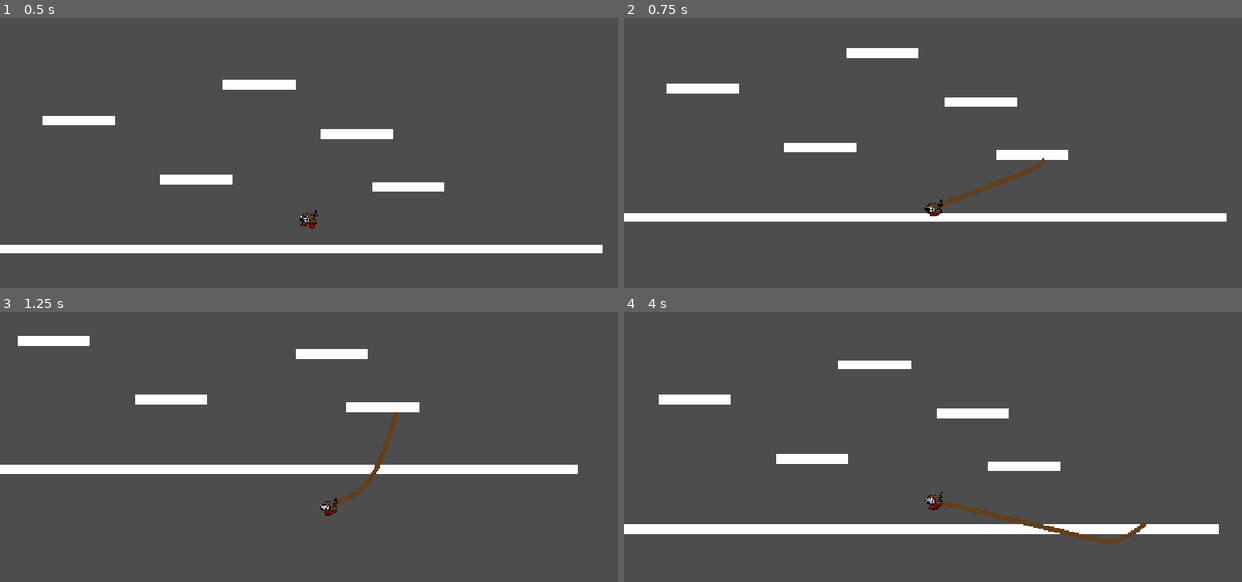
Above: before the commit, frames 1-4 (two rows, left to right).
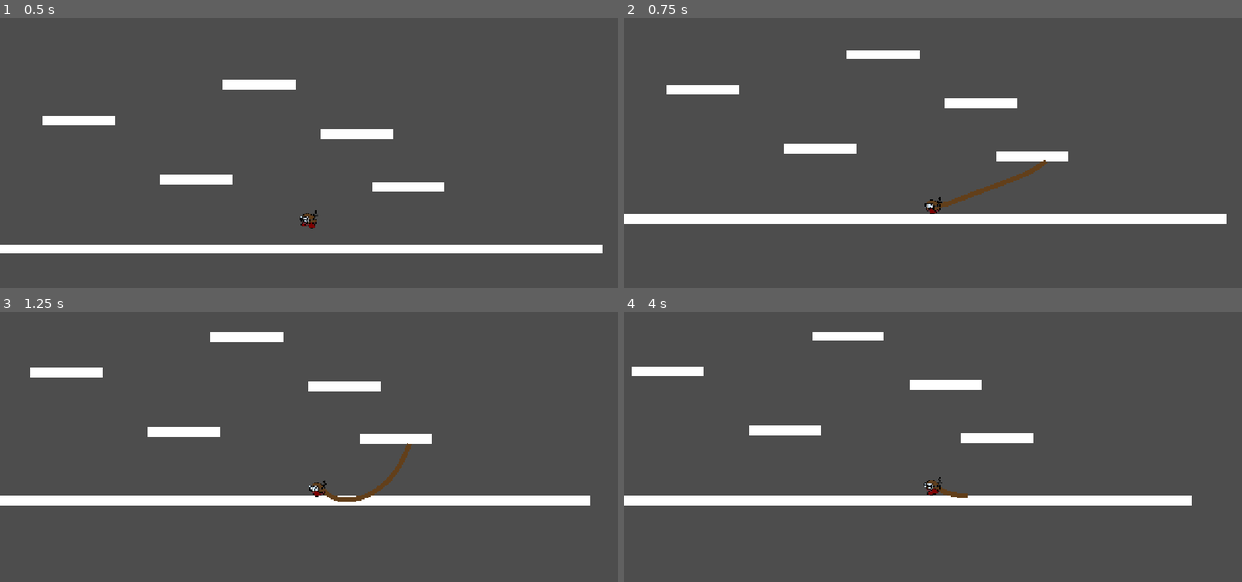
Above: after the commit, the same moments.

Repository: MisterIXI/godot-wildjam-80
Game: Godot game, scene res://scenes/_debug/y_player/y_test_scene.tscn
Same seed, same stepped clock (60 frames per second), same inputs: the game is played once before the commit and once after it. This scene is started directly instead of the project's main scene.
Inputs (mouse positions are in pixels of both pictures, inside the frame that each line leads up to):
- Up to frame 1 (0.5 s): no input
- Up to frame 2 (0.75 s): move the mouse to (1068, 174) at 0.52 s; press the mouse at (1068, 174) at 0.53 s; hold D (move_right) from 0.53 s (still down)
- Up to frame 3 (1.25 s): keep holding D (move_right)
- Up to frame 4 (4 s): move the mouse to (809, 503) at 1.27 s; release D (move_right) at 1.28 s; release the mouse at (809, 503) at 1.28 s; hold A (move_left) 1.28-2.03 s; click (809, 503) at 1.35 s; move the mouse to (994, 409) at 2.02 s; press the mouse at (994, 409) at 2.03 s; hold D (move_right) 2.03-2.78 s; move the mouse to (902, 555) at 2.77 s; release the mouse at (902, 555) at 2.78 s; hold W (up) 2.78-3.53 s; click (902, 555) at 2.85 s; move the mouse to (1118, 538) at 3.52 s; press the mouse at (1118, 538) at 3.53 s; hold A (move_left) from 3.53 s (still down)

Frame 1 is identical in both runs. In frame 2, 2.0% of the frame differs, in the area x 0-98%, y 11-77%; in frame 3, 11%; in frame 4, 12%, in the area x 0-97%, y 7-86%.

Commit message:
rope proto 1.0

Diff:
--- a/scenes/_debug/y_player/verlet_rope.gd
+++ b/scenes/_debug/y_player/verlet_rope.gd
@@ -43,9 +43,9 @@
 	# apply constraints
 	for i in range(iteration_count):
 		for j in range(segments.size() - 1):
-			# if j == 0:
-			# 	segments[j].pos = player.global_position
-			# 	continue
+			if j == 0:
+				segments[j].pos = player.global_position
+				# continue
 			var seg_a = segments[j]
 			var seg_b = segments[j + 1]
 
@@ -61,6 +61,12 @@
 					seg_b.pos -= dir * diff
 				elif seg_b.pinned:
 					seg_a.pos += dir * diff
+		var dir = segments[0].pos - player.global_position
+		var dist = dir.length()
+		var diff = dist - segment_length
+		if diff > 0:
+			dir = dir.normalized()
+			# segment[0].pos += dir * diff
 
 
 	# update render line
@@ -72,6 +78,7 @@
 	# var rope_head = segments[0].pos
 	# var to_rope = rope_head - player.global_position
 	# player.apply_central_force(to_rope * pull_strength)
+	player.linear_velocity += (segments[0].pos - player.global_position) * 100
 	player.global_position = segments[0].pos
 
 	# player.apply_central_force(((segments[0].pos + global_position) - player.global_position) * pull_strength)
--- a/scenes/_debug/y_player/y_test_scene.tscn
+++ b/scenes/_debug/y_player/y_test_scene.tscn
@@ -157,6 +157,116 @@
 shape = SubResource("RectangleShape2D_3gxmj")
 
 [node name="Sprite2D" type="Sprite2D" parent="StaticBody2D7"]
+scale = Vector2(150, 20)
+texture = SubResource("CanvasTexture_cprxv")
+
+[node name="StaticBody2D9" type="StaticBody2D" parent="."]
+position = Vector2(-701, -381)
+
+[node name="CollisionShape2D" type="CollisionShape2D" parent="StaticBody2D9"]
+shape = SubResource("RectangleShape2D_3gxmj")
+
+[node name="Sprite2D" type="Sprite2D" parent="StaticBody2D9"]
+scale = Vector2(150, 20)
+texture = SubResource("CanvasTexture_cprxv")
+
+[node name="StaticBody2D10" type="StaticBody2D" parent="."]
+position = Vector2(-1081, -395)
+
+[node name="CollisionShape2D" type="CollisionShape2D" parent="StaticBody2D10"]
+shape = SubResource("RectangleShape2D_3gxmj")
+
+[node name="Sprite2D" type="Sprite2D" parent="StaticBody2D10"]
+scale = Vector2(150, 20)
+texture = SubResource("CanvasTexture_cprxv")
+
+[node name="StaticBody2D11" type="StaticBody2D" parent="."]
+position = Vector2(-1419, -385)
+
+[node name="CollisionShape2D" type="CollisionShape2D" parent="StaticBody2D11"]
+shape = SubResource("RectangleShape2D_3gxmj")
+
+[node name="Sprite2D" type="Sprite2D" parent="StaticBody2D11"]
+scale = Vector2(150, 20)
+texture = SubResource("CanvasTexture_cprxv")
+
+[node name="StaticBody2D12" type="StaticBody2D" parent="."]
+position = Vector2(-1754, -426)
+
+[node name="CollisionShape2D" type="CollisionShape2D" parent="StaticBody2D12"]
+shape = SubResource("RectangleShape2D_3gxmj")
+
+[node name="Sprite2D" type="Sprite2D" parent="StaticBody2D12"]
+scale = Vector2(150, 20)
+texture = SubResource("CanvasTexture_cprxv")
+
+[node name="StaticBody2D13" type="StaticBody2D" parent="."]
+position = Vector2(-2154, -367)
+
+[node name="CollisionShape2D" type="CollisionShape2D" parent="StaticBody2D13"]
+shape = SubResource("RectangleShape2D_3gxmj")
+
+[node name="Sprite2D" type="Sprite2D" parent="StaticBody2D13"]
+scale = Vector2(150, 20)
+texture = SubResource("CanvasTexture_cprxv")
+
+[node name="StaticBody2D14" type="StaticBody2D" parent="."]
+position = Vector2(-2548, -412)
+
+[node name="CollisionShape2D" type="CollisionShape2D" parent="StaticBody2D14"]
+shape = SubResource("RectangleShape2D_3gxmj")
+
+[node name="Sprite2D" type="Sprite2D" parent="StaticBody2D14"]
+scale = Vector2(150, 20)
+texture = SubResource("CanvasTexture_cprxv")
+
+[node name="StaticBody2D15" type="StaticBody2D" parent="."]
+position = Vector2(-2954, -351)
+
+[node name="CollisionShape2D" type="CollisionShape2D" parent="StaticBody2D15"]
+shape = SubResource("RectangleShape2D_3gxmj")
+
+[node name="Sprite2D" type="Sprite2D" parent="StaticBody2D15"]
+scale = Vector2(150, 20)
+texture = SubResource("CanvasTexture_cprxv")
+
+[node name="StaticBody2D16" type="StaticBody2D" parent="."]
+position = Vector2(-3254, -418)
+
+[node name="CollisionShape2D" type="CollisionShape2D" parent="StaticBody2D16"]
+shape = SubResource("RectangleShape2D_3gxmj")
+
+[node name="Sprite2D" type="Sprite2D" parent="StaticBody2D16"]
+scale = Vector2(150, 20)
+texture = SubResource("CanvasTexture_cprxv")
+
+[node name="StaticBody2D17" type="StaticBody2D" parent="."]
+position = Vector2(-3582, -435)
+
+[node name="CollisionShape2D" type="CollisionShape2D" parent="StaticBody2D17"]
+shape = SubResource("RectangleShape2D_3gxmj")
+
+[node name="Sprite2D" type="Sprite2D" parent="StaticBody2D17"]
+scale = Vector2(150, 20)
+texture = SubResource("CanvasTexture_cprxv")
+
+[node name="StaticBody2D18" type="StaticBody2D" parent="."]
+position = Vector2(-4049, -402)
+
+[node name="CollisionShape2D" type="CollisionShape2D" parent="StaticBody2D18"]
+shape = SubResource("RectangleShape2D_3gxmj")
+
+[node name="Sprite2D" type="Sprite2D" parent="StaticBody2D18"]
+scale = Vector2(150, 20)
+texture = SubResource("CanvasTexture_cprxv")
+
+[node name="StaticBody2D19" type="StaticBody2D" parent="."]
+position = Vector2(-4360, -374)
+
+[node name="CollisionShape2D" type="CollisionShape2D" parent="StaticBody2D19"]
+shape = SubResource("RectangleShape2D_3gxmj")
+
+[node name="Sprite2D" type="Sprite2D" parent="StaticBody2D19"]
 scale = Vector2(150, 20)
 texture = SubResource("CanvasTexture_cprxv")
 
@@ -194,4 +304,11 @@
 shape = SubResource("CircleShape2D_d1lms")
 
 [node name="FollowCam" type="Camera2D" parent="YPlayer"]
+process_callback = 0
 position_smoothing_enabled = true
+
+[node name="ManRope" type="Node2D" parent="."]
+
+[node name="DampedSpringJoint2D" type="DampedSpringJoint2D" parent="ManRope"]
+
+[node name="RigidBody2D" type="RigidBody2D" parent="."]
